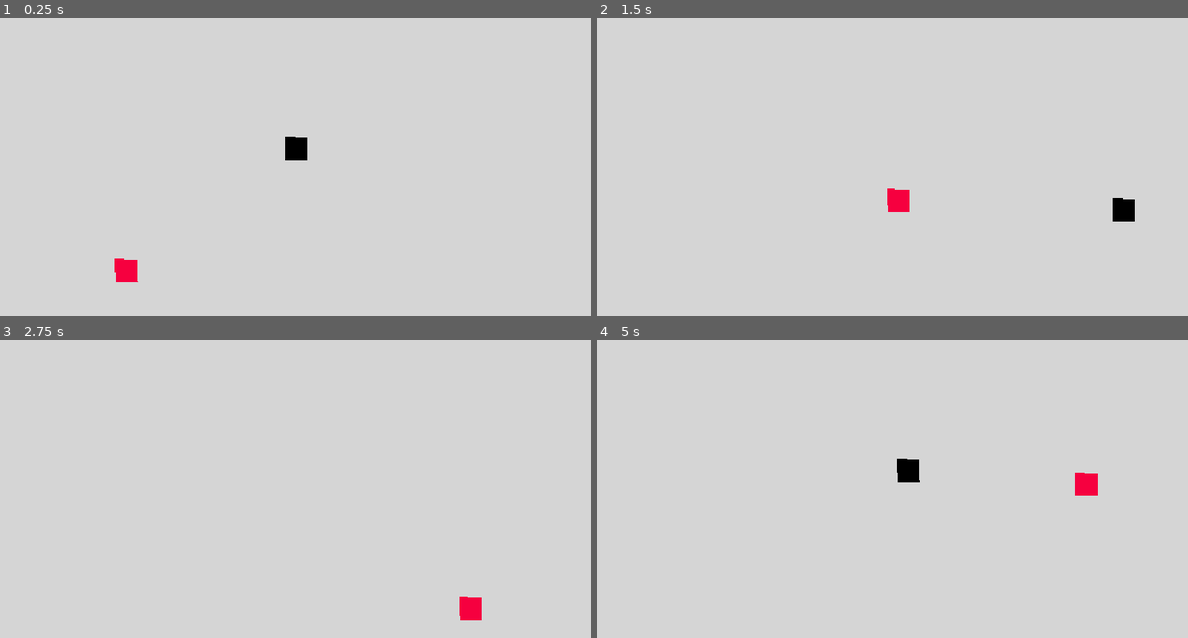
Above: before the commit, frames 1-4 (two rows, left to right).
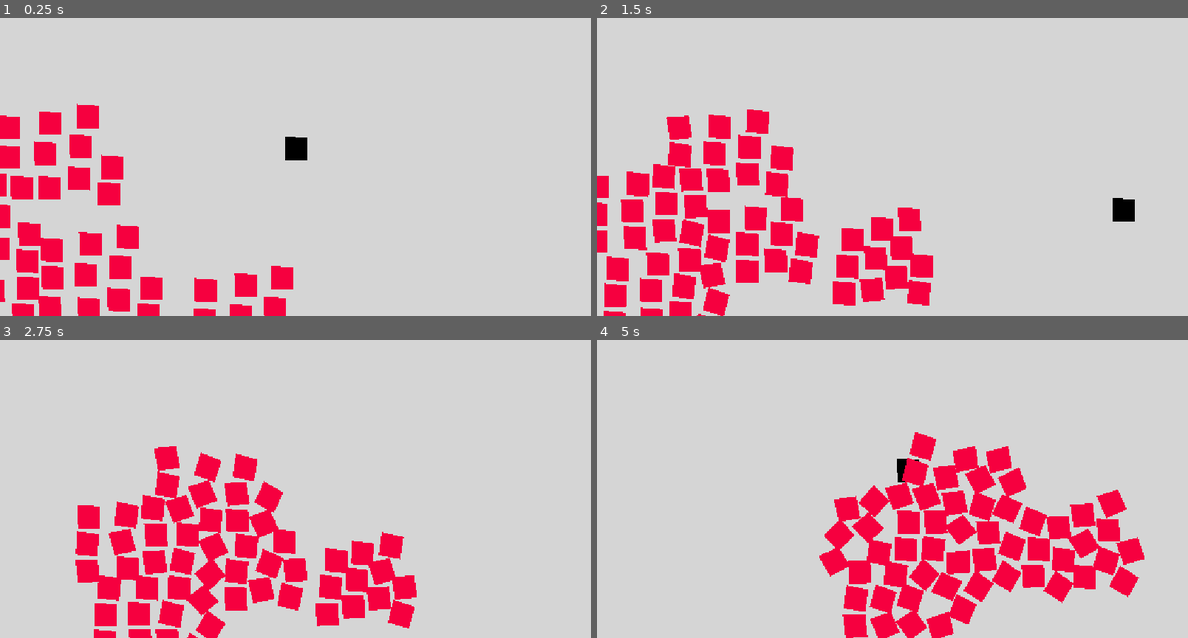
Above: after the commit, the same moments.

Repository: bradleybentondev/mini-jam-221
Game: Godot game, scene res://world.tscn
Two runs of this game, one before a commit and one after it. Both use one fixed random seed, a clock stepped at 60 frames per second and the inputs below.
Inputs (mouse positions are in pixels of both pictures, inside the frame that each line leads up to):
- Up to frame 1 (0.25 s): no input
- Up to frame 2 (1.5 s): move the mouse to (1022, 134) at 0.52 s; hold D (move_right) 0.53-1.28 s; click (1022, 134) at 0.6 s; move the mouse to (774, 167) at 1.27 s; hold S (move_down) from 1.28 s (still down); click (774, 167) at 1.35 s
- Up to frame 3 (2.75 s): move the mouse to (354, 399) at 2.02 s; release S (move_down) at 2.03 s; hold D (move_right) from 2.03 s (still down); click (354, 399) at 2.1 s
- Up to frame 4 (5 s): move the mouse to (862, 539) at 2.77 s; release D (move_right) at 2.78 s; hold W (move_up) 2.78-3.53 s; click (862, 539) at 2.85 s; move the mouse to (1069, 521) at 3.52 s; hold A (move_left) from 3.53 s (still down); click (1069, 521) at 3.6 s; move the mouse to (715, 423) at 4.27 s; click (715, 423) at 4.35 s

The runs differ from the first frame. In frame 1, 8.7% of the frame differs, in the area x 0-50%, y 28-100%; in frame 2, 15%; in frame 3, 15%; in frame 4, 16%, in the area x 37-93%, y 30-100%.

Commit message:
adding enemies

Diff:
--- a/enemy.gd
+++ b/enemy.gd
@@ -1,14 +1,40 @@
-extends Node2D
+extends RigidBody2D
+
+class_name Enemy
 
 var player: Player
 
 @export var speed: float = 1
+
+@export var health: float = 100
+
+var _hit: bool = false
 
 # Called when the node enters the scene tree for the first time.
 func _ready() -> void:
 	player = get_tree().get_nodes_in_group('player')[0]
 
 func _physics_process(delta: float) -> void:
-	var direction_to_player = player.position.direction_to(self.position)
 
-	self.position -= direction_to_player * speed
+	if(_hit):
+		return
+
+	var direction_to_player = self.position.direction_to(player.position)
+	apply_central_force(direction_to_player * speed)
+
+
+func hit(hit_time: float = 0.05, damage: float = 10) -> void:
+	if(_hit):
+		return
+
+	health -= damage
+
+	if(health <= 0):
+		queue_free()
+		return
+
+	_hit = true
+	self.mass = 1000
+	await get_tree().create_timer(hit_time).timeout
+	_hit = false
+	self.mass = 1
--- a/enemy.tscn
+++ b/enemy.tscn
@@ -2,9 +2,18 @@
 
 [ext_resource type="Script" uid="uid://oaq6ggsioktn" path="res://enemy.gd" id="1_7k104"]
 
-[node name="Enemy" type="Node2D" unique_id=681691040 groups=["enemies"]]
+[sub_resource type="CircleShape2D" id="CircleShape2D_4gyqm"]
+radius = 26.452972
+
+[node name="Enemy" type="RigidBody2D" unique_id=1389149101 groups=["enemies"]]
+gravity_scale = 0.0
+linear_damp = 2.0
 script = ExtResource("1_7k104")
+speed = 300.0
 
 [node name="Polygon2D" type="Polygon2D" parent="." unique_id=652163555]
 color = Color(0.9665025, 0, 0.25092408, 1)
 polygon = PackedVector2Array(-21.500366, -26.150253, -20.134338, 19.611649, 22.895508, 20.294662, 22.212524, -23.418198)
+
+[node name="CollisionShape2D" type="CollisionShape2D" parent="." unique_id=1707196298]
+shape = SubResource("CircleShape2D_4gyqm")
--- a/player.gd
+++ b/player.gd
@@ -4,16 +4,15 @@
 
 @export var speed = 1
 
+@export var weapon_arc: Area2D
+
 # Called when the node enters the scene tree for the first time.
 func _ready() -> void:
-	pass # Replace with function body.
 
-
-# Called every frame. 'delta' is the elapsed time since the previous frame.
-func _process(delta: float) -> void:
-	pass
+	weapon_arc.connect("body_entered", on_weapon_arc_body_entered)
 
 func _physics_process(delta: float) -> void:
+
 	if Input.is_action_pressed("move_up"):
 		position.y -= speed
 
@@ -25,3 +24,20 @@
 
 	if Input.is_action_pressed("move_right"):
 		position.x += speed
+
+
+	var direction_to_mouse = self.position.direction_to(get_global_mouse_position())
+	weapon_arc.rotation = direction_to_mouse.angle()
+
+	if Input.is_action_just_pressed("attack"):
+		weapon_arc.set_deferred("monitoring", true)
+		await get_tree().create_timer(0.1).timeout
+		weapon_arc.set_deferred("monitoring", false)
+
+func on_weapon_arc_body_entered(body: Node2D) -> void:
+	print(body.name)
+
+	var enemy = body as Enemy
+
+	enemy.hit(0.05, 50)
+	enemy.apply_central_impulse(self.position.direction_to(enemy.position) * enemy.speed * 2)
--- a/player.tscn
+++ b/player.tscn
@@ -2,10 +2,20 @@
 
 [ext_resource type="Script" uid="uid://b5jveeklm8p3k" path="res://player.gd" id="1_4flbx"]
 
-[node name="Player" type="Node2D" unique_id=681691040]
+[node name="Player" type="Node2D" unique_id=681691040 node_paths=PackedStringArray("weapon_arc") groups=["player"]]
 script = ExtResource("1_4flbx")
 speed = 10
+weapon_arc = NodePath("WeaponArc")
 
 [node name="Polygon2D" type="Polygon2D" parent="." unique_id=652163555]
 color = Color(0, 0, 0, 1)
 polygon = PackedVector2Array(-21.500366, -26.150253, -20.134338, 19.611649, 22.895508, 20.294662, 22.212524, -23.418198)
+
+[node name="WeaponArc" type="Area2D" parent="." unique_id=1628122063]
+unique_name_in_owner = true
+monitoring = false
+monitorable = false
+
+[node name="CollisionPolygon2D" type="CollisionPolygon2D" parent="WeaponArc" unique_id=37035201]
+position = Vector2(136.5295, -2.0379868)
+polygon = PackedVector2Array(-94.902466, -26.24715, -88.96715, 2.8360786, -93.91325, 23.60976, -100.44212, 40.030865, -130.31667, 63.376522, -103.014114, 98.39503, -69.18268, 62.782993, -57.114166, 30.930012, -55.531403, 1.6490135, -70.96327, -39.107048)
--- a/project.godot
+++ b/project.godot
@@ -12,7 +12,7 @@
 
 config/name="mini-jam-221"
 run/main_scene="uid://c6fedtrfcmg2b"
-config/features=PackedStringArray("4.8", "Mobile")
+config/features=PackedStringArray("4.7", "Mobile")
 config/icon="res://icon.svg"
 
 [display]
@@ -37,87 +37,28 @@
 
 move_left={
 "deadzone": 0.2,
-"events": [Object(InputEventKey,
-"resource_local_to_scene": false,
-"resource_name": "",
-"device": -1,
-"window_id": 0,
-"alt_pressed": false,
-"shift_pressed": false,
-"ctrl_pressed": false,
-"meta_pressed": false,
-"pressed": false,
-"keycode": 0,
-"physical_keycode": 65,
-"key_label": 0,
-"unicode": 97,
-"location": 0,
-"echo": false,
-"script": null
-)]
+"events": [Object(InputEventKey,"resource_local_to_scene":false,"resource_name":"","device":-1,"window_id":0,"alt_pressed":false,"shift_pressed":false,"ctrl_pressed":false,"meta_pressed":false,"pressed":false,"keycode":0,"physical_keycode":65,"key_label":0,"unicode":97,"location":0,"echo":false,"script":null)
+]
 }
 move_right={
 "deadzone": 0.2,
-"events": [Object(InputEventKey,
-"resource_local_to_scene": false,
-"resource_name": "",
-"device": -1,
-"window_id": 0,
-"alt_pressed": false,
-"shift_pressed": false,
-"ctrl_pressed": false,
-"meta_pressed": false,
-"pressed": false,
-"keycode": 0,
-"physical_keycode": 68,
-"key_label": 0,
-"unicode": 100,
-"location": 0,
-"echo": false,
-"script": null
-)]
+"events": [Object(InputEventKey,"resource_local_to_scene":false,"resource_name":"","device":-1,"window_id":0,"alt_pressed":false,"shift_pressed":false,"ctrl_pressed":false,"meta_pressed":false,"pressed":false,"keycode":0,"physical_keycode":68,"key_label":0,"unicode":100,"location":0,"echo":false,"script":null)
+]
 }
 move_up={
 "deadzone": 0.2,
-"events": [Object(InputEventKey,
-"resource_local_to_scene": false,
-"resource_name": "",
-"device": -1,
-"window_id": 0,
-"alt_pressed": false,
-"shift_pressed": false,
-"ctrl_pressed": false,
-"meta_pressed": false,
-"pressed": false,
-"keycode": 0,
-"physical_keycode": 87,
-"key_label": 0,
-"unicode": 119,
-"location": 0,
-"echo": false,
-"script": null
-)]
+"events": [Object(InputEventKey,"resource_local_to_scene":false,"resource_name":"","device":-1,"window_id":0,"alt_pressed":false,"shift_pressed":false,"ctrl_pressed":false,"meta_pressed":false,"pressed":false,"keycode":0,"physical_keycode":87,"key_label":0,"unicode":119,"location":0,"echo":false,"script":null)
+]
 }
 move_down={
 "deadzone": 0.2,
-"events": [Object(InputEventKey,
-"resource_local_to_scene": false,
-"resource_name": "",
-"device": -1,
-"window_id": 0,
-"alt_pressed": false,
-"shift_pressed": false,
-"ctrl_pressed": false,
-"meta_pressed": false,
-"pressed": false,
-"keycode": 0,
-"physical_keycode": 83,
-"key_label": 0,
-"unicode": 115,
-"location": 0,
-"echo": false,
-"script": null
-)]
+"events": [Object(InputEventKey,"resource_local_to_scene":false,"resource_name":"","device":-1,"window_id":0,"alt_pressed":false,"shift_pressed":false,"ctrl_pressed":false,"meta_pressed":false,"pressed":false,"keycode":0,"physical_keycode":83,"key_label":0,"unicode":115,"location":0,"echo":false,"script":null)
+]
+}
+attack={
+"deadzone": 0.2,
+"events": [Object(InputEventMouseButton,"resource_local_to_scene":false,"resource_name":"","device":-1,"window_id":0,"alt_pressed":false,"shift_pressed":false,"ctrl_pressed":false,"meta_pressed":false,"button_mask":0,"position":Vector2(0, 0),"global_position":Vector2(0, 0),"factor":1.0,"button_index":1,"canceled":false,"pressed":false,"double_click":false,"script":null)
+]
 }
 
 [input_devices]
--- a/world.tscn
+++ b/world.tscn
@@ -11,8 +11,169 @@
 
 [node name="Camera2D" type="Camera2D" parent="." unique_id=1163029903]
 
-[node name="Player" parent="." unique_id=681691040 groups=["player"] instance=ExtResource("1_f3sb7")]
+[node name="Player" parent="." unique_id=681691040 instance=ExtResource("1_f3sb7")]
 
 [node name="Enemy" parent="." unique_id=1032899580 instance=ExtResource("2_fj7yv")]
-position = Vector2(-391.36667, 282.08447)
-speed = 5.0
+position = Vector2(-351.06888, 299.84283)
+
+[node name="Enemy2" parent="." unique_id=1389149101 instance=ExtResource("2_fj7yv")]
+position = Vector2(-292.32974, 328.52942)
+
+[node name="Enemy3" parent="." unique_id=775713004 instance=ExtResource("2_fj7yv")]
+position = Vector2(-286.86563, 280.03546)
+
+[node name="Enemy4" parent="." unique_id=1842296714 instance=ExtResource("2_fj7yv")]
+position = Vector2(-348.33682, 235.6396)
+
+[node name="Enemy5" parent="." unique_id=968186668 instance=ExtResource("2_fj7yv")]
+position = Vector2(-416.63815, 249.98286)
+
+[node name="Enemy6" parent="." unique_id=1732396605 instance=ExtResource("2_fj7yv")]
+position = Vector2(-409.125, 318.2842)
+
+[node name="Enemy7" parent="." unique_id=633514422 instance=ExtResource("2_fj7yv")]
+position = Vector2(-485.62247, 314.86917)
+
+[node name="Enemy8" parent="." unique_id=1734892308 instance=ExtResource("2_fj7yv")]
+position = Vector2(-487.6715, 257.496)
+
+[node name="Enemy9" parent="." unique_id=1003570084 instance=ExtResource("2_fj7yv")]
+position = Vector2(-486.98846, 198.75685)
+
+[node name="Enemy10" parent="." unique_id=1073986217 instance=ExtResource("2_fj7yv")]
+position = Vector2(-407.07593, 189.8777)
+
+[node name="Enemy11" parent="." unique_id=2141099099 instance=ExtResource("2_fj7yv")]
+position = Vector2(-333.99347, 176.21742)
+
+[node name="Enemy12" parent="." unique_id=262059724 instance=ExtResource("2_fj7yv")]
+position = Vector2(-44.395874, 383.85345)
+
+[node name="Enemy13" parent="." unique_id=1426938881 instance=ExtResource("2_fj7yv")]
+position = Vector2(14.343262, 412.54004)
+
+[node name="Enemy14" parent="." unique_id=2137381319 instance=ExtResource("2_fj7yv")]
+position = Vector2(19.807373, 364.04608)
+
+[node name="Enemy15" parent="." unique_id=1417678631 instance=ExtResource("2_fj7yv")]
+position = Vector2(-41.66382, 319.65024)
+
+[node name="Enemy16" parent="." unique_id=433029167 instance=ExtResource("2_fj7yv")]
+position = Vector2(-109.96515, 333.9935)
+
+[node name="Enemy17" parent="." unique_id=2044119281 instance=ExtResource("2_fj7yv")]
+position = Vector2(-102.451996, 402.29486)
+
+[node name="Enemy18" parent="." unique_id=852970409 instance=ExtResource("2_fj7yv")]
+position = Vector2(-178.94946, 398.87982)
+
+[node name="Enemy19" parent="." unique_id=2097917928 instance=ExtResource("2_fj7yv")]
+position = Vector2(-180.9985, 341.50665)
+
+[node name="Enemy20" parent="." unique_id=238196595 instance=ExtResource("2_fj7yv")]
+position = Vector2(-180.31546, 282.7675)
+
+[node name="Enemy21" parent="." unique_id=905962883 instance=ExtResource("2_fj7yv")]
+position = Vector2(-100.40292, 273.88834)
+
+[node name="Enemy22" parent="." unique_id=226174118 instance=ExtResource("2_fj7yv")]
+position = Vector2(-27.320465, 260.22806)
+
+[node name="Enemy23" parent="." unique_id=741725450 instance=ExtResource("2_fj7yv")]
+position = Vector2(-430.29837, 59.42212)
+
+[node name="Enemy24" parent="." unique_id=1420836370 instance=ExtResource("2_fj7yv")]
+position = Vector2(-371.55923, 88.1087)
+
+[node name="Enemy25" parent="." unique_id=1280224922 instance=ExtResource("2_fj7yv")]
+position = Vector2(-366.09512, 39.614746)
+
+[node name="Enemy26" parent="." unique_id=892334866 instance=ExtResource("2_fj7yv")]
+position = Vector2(-427.5663, -4.7810974)
+
+[node name="Enemy27" parent="." unique_id=1762160796 instance=ExtResource("2_fj7yv")]
+position = Vector2(-495.86765, 9.562164)
+
+[node name="Enemy28" parent="." unique_id=1827889154 instance=ExtResource("2_fj7yv")]
+position = Vector2(-488.3545, 77.863525)
+
+[node name="Enemy29" parent="." unique_id=1449808288 instance=ExtResource("2_fj7yv")]
+position = Vector2(-564.8519, 74.44849)
+
+[node name="Enemy30" parent="." unique_id=1625074329 instance=ExtResource("2_fj7yv")]
+position = Vector2(-566.901, 17.075317)
+
+[node name="Enemy31" parent="." unique_id=139052647 instance=ExtResource("2_fj7yv")]
+position = Vector2(-566.21796, -41.66385)
+
+[node name="Enemy32" parent="." unique_id=1361149174 instance=ExtResource("2_fj7yv")]
+position = Vector2(-486.30542, -50.543)
+
+[node name="Enemy33" parent="." unique_id=498811393 instance=ExtResource("2_fj7yv")]
+position = Vector2(-413.22296, -64.20328)
+
+[node name="Enemy34" parent="." unique_id=348926362 instance=ExtResource("2_fj7yv")]
+position = Vector2(-540.26355, 390.68362)
+
+[node name="Enemy35" parent="." unique_id=1200605817 instance=ExtResource("2_fj7yv")]
+position = Vector2(-481.52444, 419.3702)
+
+[node name="Enemy36" parent="." unique_id=608295087 instance=ExtResource("2_fj7yv")]
+position = Vector2(-476.06033, 370.87625)
+
+[node name="Enemy37" parent="." unique_id=1581904924 instance=ExtResource("2_fj7yv")]
+position = Vector2(-537.5315, 326.4804)
+
+[node name="Enemy38" parent="." unique_id=1194679188 instance=ExtResource("2_fj7yv")]
+position = Vector2(-605.8329, 340.82367)
+
+[node name="Enemy39" parent="." unique_id=866057704 instance=ExtResource("2_fj7yv")]
+position = Vector2(-598.3197, 409.12503)
+
+[node name="Enemy40" parent="." unique_id=949124202 instance=ExtResource("2_fj7yv")]
+position = Vector2(-674.81714, 405.71)
+
+[node name="Enemy41" parent="." unique_id=1455276654 instance=ExtResource("2_fj7yv")]
+position = Vector2(-676.8662, 348.33682)
+
+[node name="Enemy42" parent="." unique_id=1689316422 instance=ExtResource("2_fj7yv")]
+position = Vector2(-676.18317, 289.59766)
+
+[node name="Enemy43" parent="." unique_id=1355406058 instance=ExtResource("2_fj7yv")]
+position = Vector2(-596.2706, 280.7185)
+
+[node name="Enemy44" parent="." unique_id=1781730500 instance=ExtResource("2_fj7yv")]
+position = Vector2(-523.1882, 267.05823)
+
+[node name="Enemy45" parent="." unique_id=1955839295 instance=ExtResource("2_fj7yv")]
+position = Vector2(-587.3915, 197.39085)
+
+[node name="Enemy46" parent="." unique_id=1678175334 instance=ExtResource("2_fj7yv")]
+position = Vector2(-528.65234, 226.07744)
+
+[node name="Enemy47" parent="." unique_id=1999257100 instance=ExtResource("2_fj7yv")]
+position = Vector2(-523.18823, 177.58348)
+
+[node name="Enemy48" parent="." unique_id=538246682 instance=ExtResource("2_fj7yv")]
+position = Vector2(-584.6594, 133.18764)
+
+[node name="Enemy49" parent="." unique_id=229446530 instance=ExtResource("2_fj7yv")]
+position = Vector2(-652.9608, 147.5309)
+
+[node name="Enemy50" parent="." unique_id=1871122202 instance=ExtResource("2_fj7yv")]
+position = Vector2(-645.44763, 215.83226)
+
+[node name="Enemy51" parent="." unique_id=1317906606 instance=ExtResource("2_fj7yv")]
+position = Vector2(-721.94507, 212.41722)
+
+[node name="Enemy52" parent="." unique_id=1075068519 instance=ExtResource("2_fj7yv")]
+position = Vector2(-723.99414, 155.04405)
+
+[node name="Enemy53" parent="." unique_id=339964468 instance=ExtResource("2_fj7yv")]
+position = Vector2(-723.3111, 96.304886)
+
+[node name="Enemy54" parent="." unique_id=1600629441 instance=ExtResource("2_fj7yv")]
+position = Vector2(-643.39856, 87.425735)
+
+[node name="Enemy55" parent="." unique_id=1953197116 instance=ExtResource("2_fj7yv")]
+position = Vector2(-570.3161, 73.76546)
